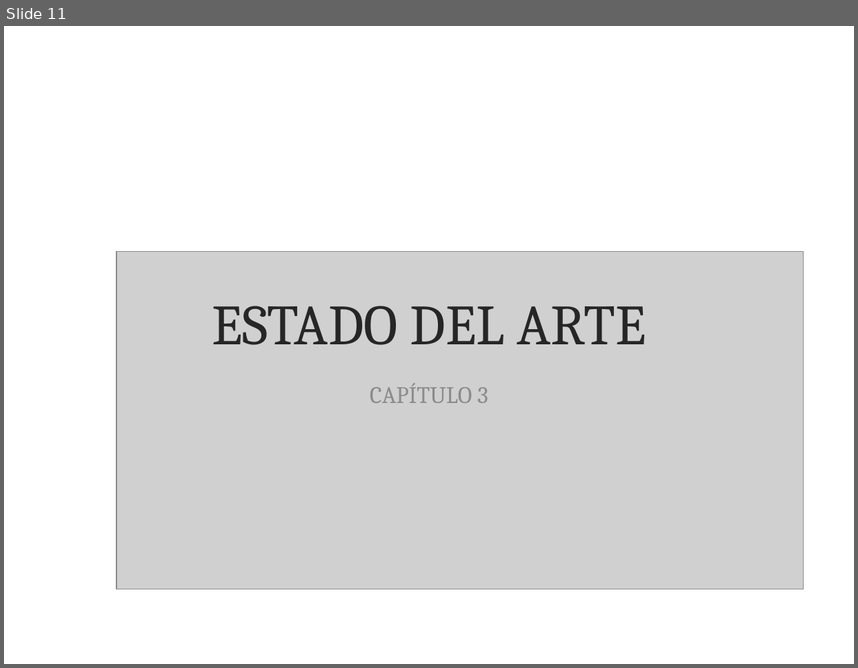
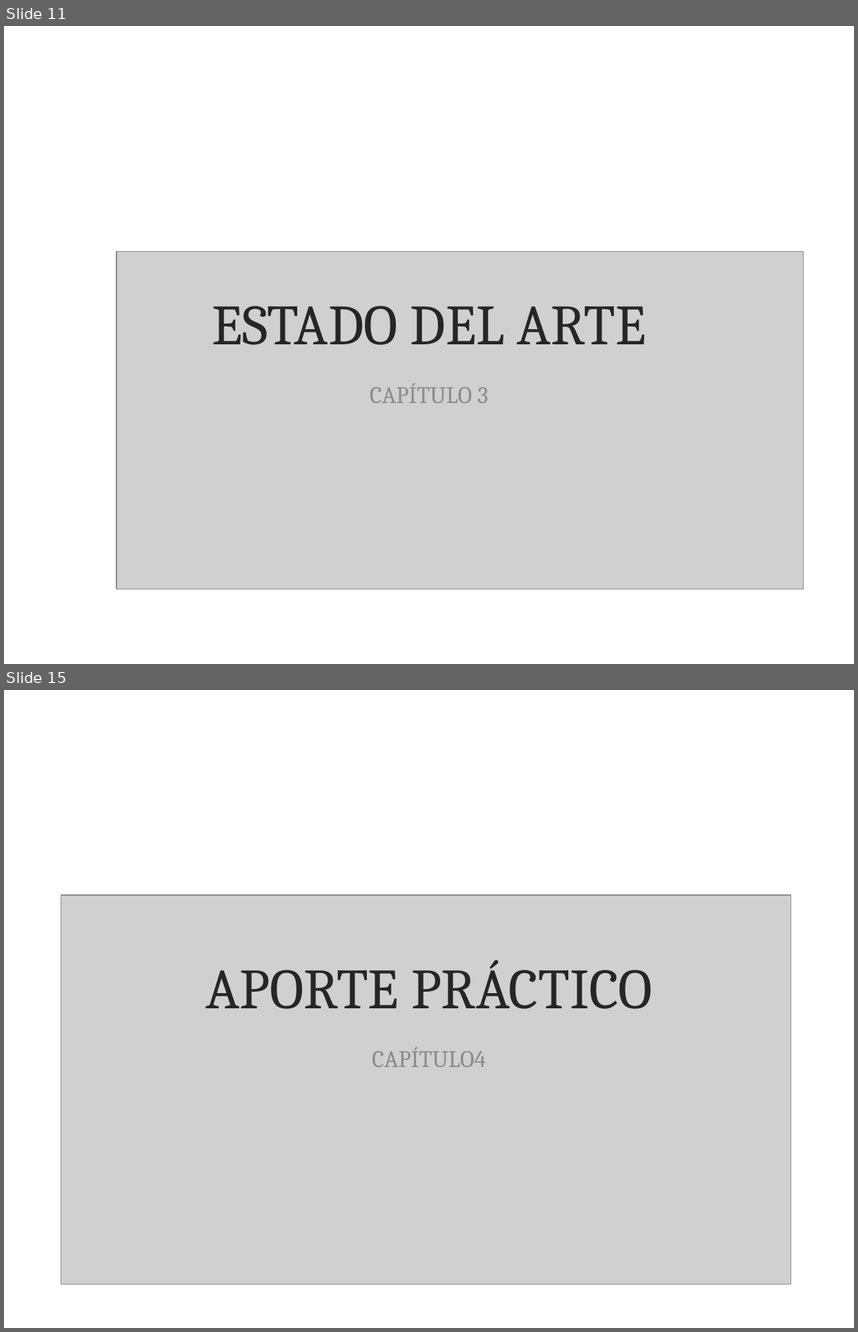
Before and after one commit to leiparov/TesisJigsaw, a slide deck: tesis.pptx. Shown one above the other, each under a label of ours: slide 11 before the commit, slides 11 and 15 after it; the slides between them are not shown. The pictures are 858x668 and 858x1332 pixels, drawn with LibreOffice and Linux fonts; fonts in the diff are those of the drawing; grey boxes stand for pictures; background and template pictures are left out. Boxes give left, top, right and bottom in pixels: in the first picture for what was removed or moved away, otherwise in the second. Text is boxed around its words. In the diff, an @@ line names an element or a change of style, - is before the commit and + after.

```diff
--- a/tesis.pptx
+++ b/tesis.pptx
@@ slide 15 added at <box>4,690,854,1328</box>, background picture (left out) @@
@@ picture added at <box>61,895,791,1283</box> @@
@@ title added at <box>205,960,652,1009</box>, 48 pt, text #262626 @@
+APORTE PRÁCTICO
@@ text added at <box>372,1047,486,1067</box>, 20 pt, text #8C8C8C @@
+CAPÍTULO4
```
Also in this commit, not shown: 4 slides changed, 10 other slides added, 1 slide removed, 3 other files.
